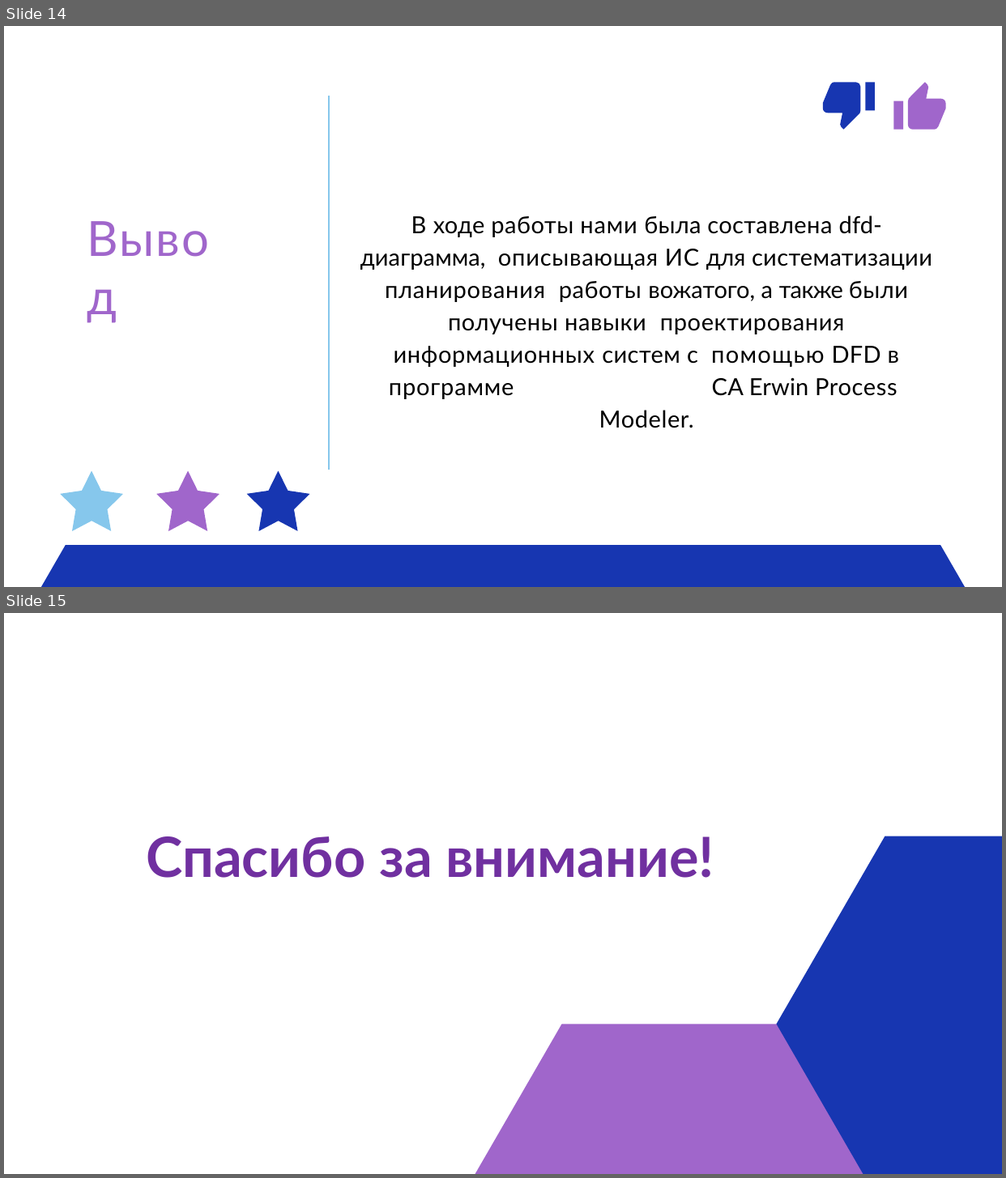
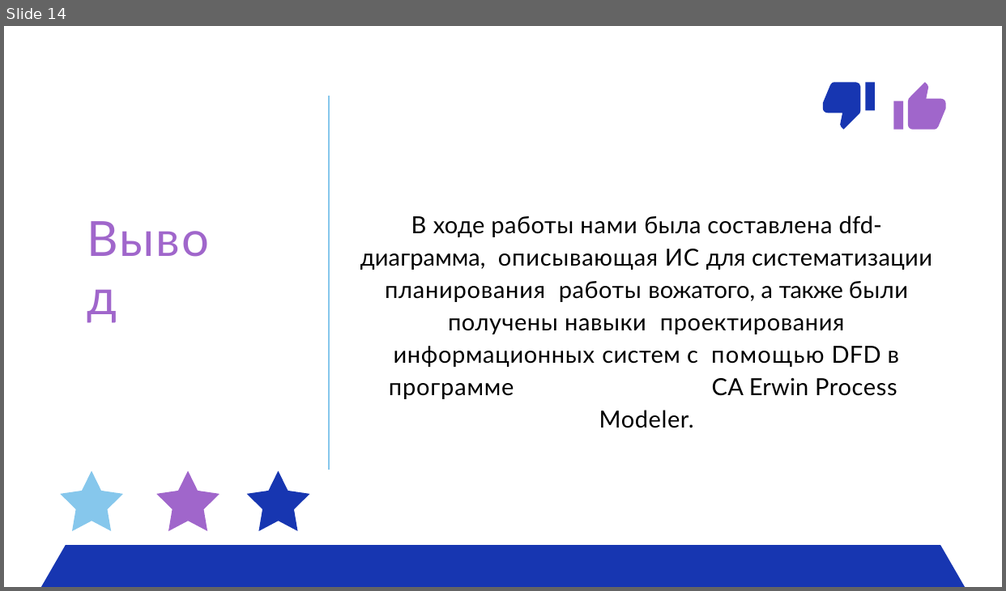
Before and after one commit to kttre/ICT_DataBases_2021-2022, a slide deck: students/K3242/Tretiakova Ekaterina/LR_1/Лабораторная работа № 1.pptx. Shown one above the other, each under a label of ours: slides 14 and 15 before the commit, slide 14 after it. The pictures are 1006x1178 and 1006x591 pixels, drawn with LibreOffice and Linux fonts; fonts in the diff are those of the drawing. Boxes give left, top, right and bottom in pixels: in the first picture for what was removed or moved away, otherwise in the second. Text is boxed around its words. In the diff, an @@ line names an element or a change of style, - is before the commit and + after.

```diff
--- a/students/K3242/Tretiakova Ekaterina/LR_1/Лабораторная работа № 1.pptx
+++ b/students/K3242/Tretiakova Ekaterina/LR_1/Лабораторная работа № 1.pptx
@@ slide 15 removed at box(4, 613, 1002, 1174), background #FFFFFF @@
@@ text removed at box(146, 837, 715, 878) @@
-Спасибо за внимание!
@@ freeform shape removed at box(777, 837, 1002, 1174) @@
@@ freeform shape removed at box(475, 1024, 865, 1174) @@
```
Also in this commit, not shown: 1 slide changed.
